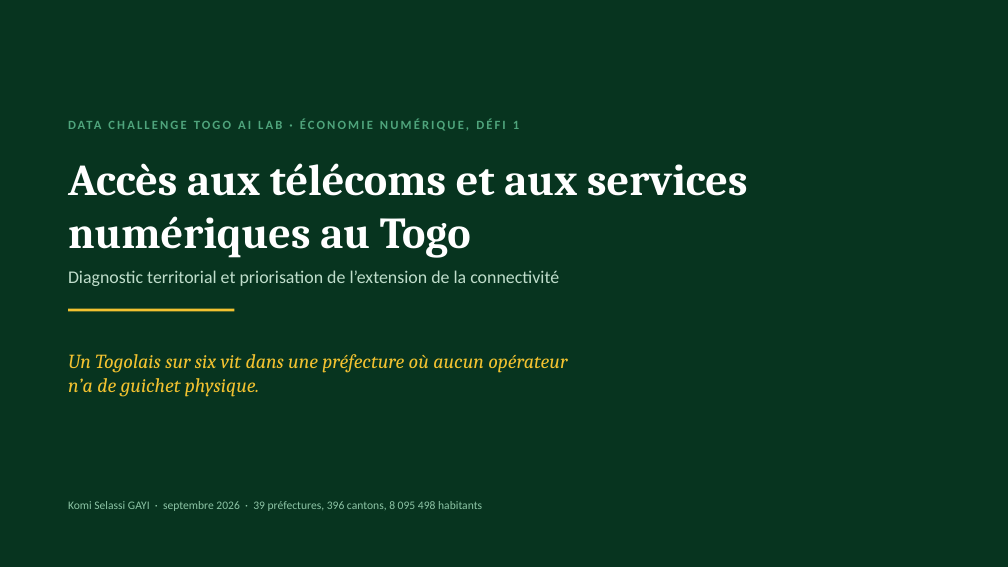
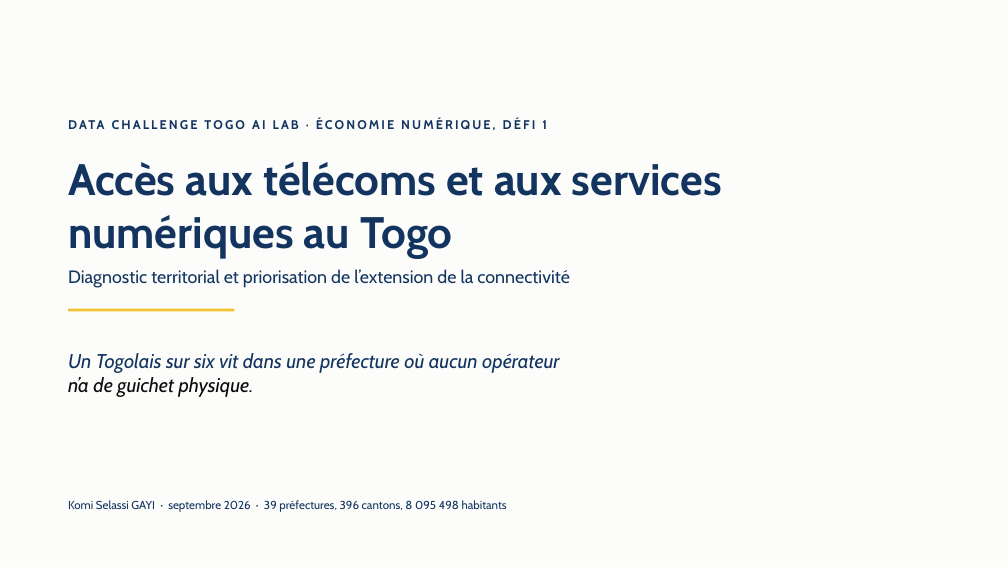
Before and after one commit to jack-junior/togo-acces-numerique, a slide deck: slide 1 of rapport/Rapport_Defi1_Acces_numerique_Togo.pptx. Drawn at 1008x567 pixels with LibreOffice and Linux fonts; fonts in the diff are those of the drawing. Boxes give left, top, right and bottom in pixels: in the first picture for what was removed or moved away, otherwise in the second. Text is boxed around its words. In the diff, an @@ line names an element or a change of style, - is before the commit and + after.

Commit message:
Correct and refresh challenge report
Correct stale report figures and dashboard wording, then apply a clearer blue, teal, and orange visual palette while preserving all ten slides and embedded charts.

```diff
--- a/rapport/Rapport_Defi1_Acces_numerique_Togo.pptx
+++ b/rapport/Rapport_Defi1_Acces_numerique_Togo.pptx
@@ background #07341F to #FCFCFB @@
@@ text "DATA CHALLENGE TOGO AI LAB ..." at (542, 120, 547, 129): font Calibri to Cabin, text colour #4FA47C to #12345F @@
@@ text "Accès aux télécoms et aux ..." at (68, 162, 722, 259): font Cambria to Cabin, text colour #FFFFFF to #12345F @@
@@ text "Diagnostic territorial et priorisation de ..." at (68, 269, 570, 288): font Calibri to Cabin, text colour #BFDDCB to #12345F @@
@@ text "Un Togolais sur six vit ..." at (68, 353, 559, 397): font Cambria to Cabin; text colour #F2C230 to #12345F in "Un Togolais sur six vit dans une ..."; text colour #F2C230 to #0B0B0B in "n’a de guichet physique." @@
@@ text "Komi Selassi GAYI · septembre ..." at (68, 500, 507, 512): font Calibri to Cabin, text colour #8CC4A5 to #12345F @@
```
Also in this commit, not shown: 9 other slides changed.
